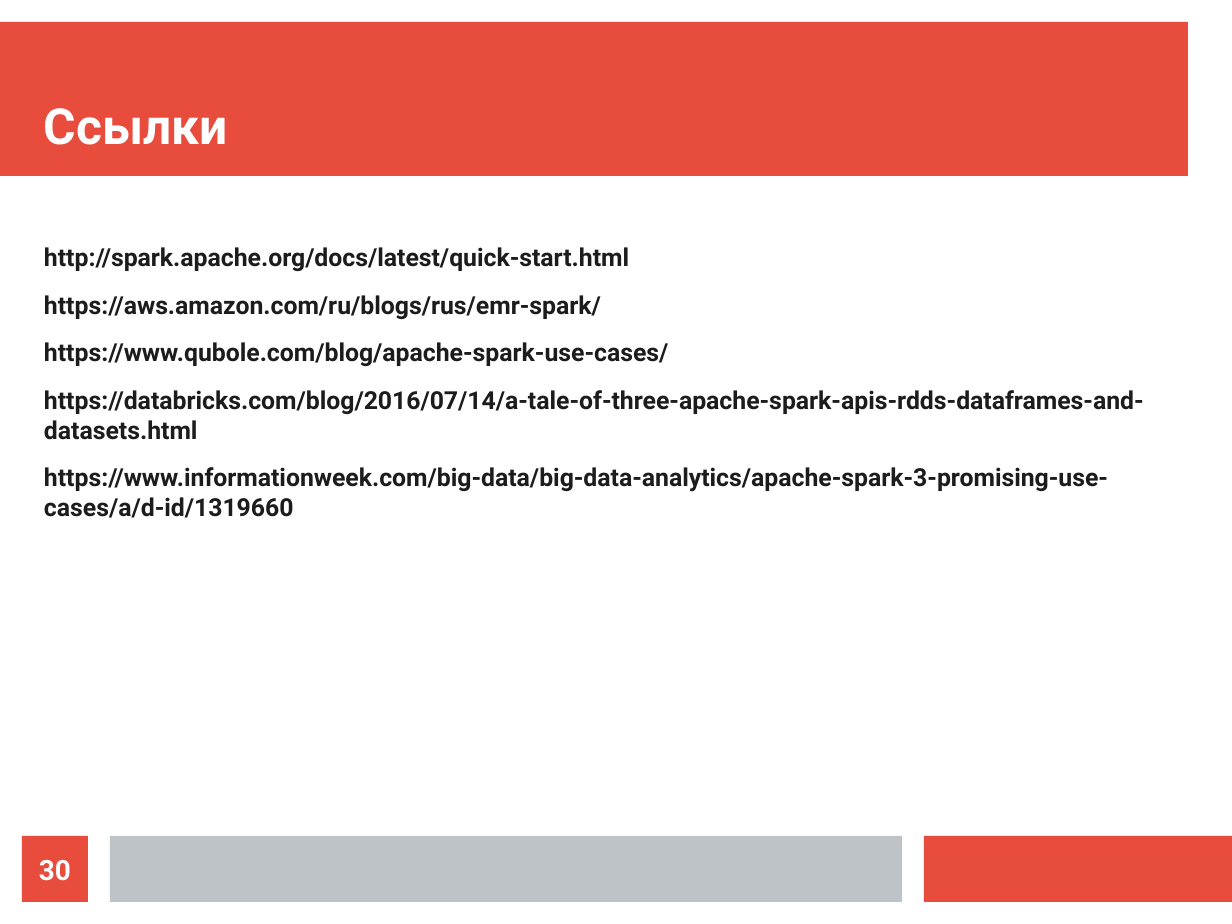
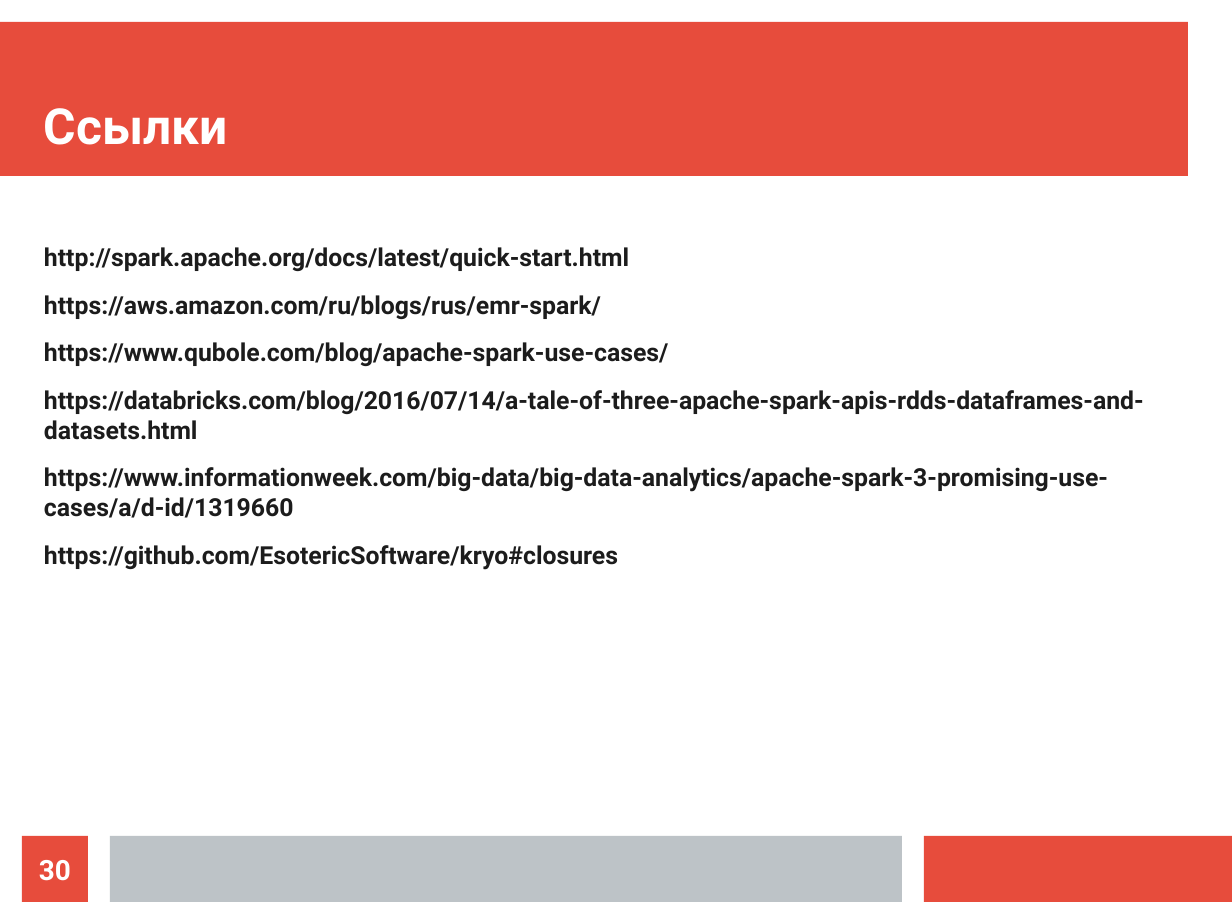
Before and after one commit to ilya1st/spark-samples, a slide deck: slide 30 of report_plan/report.odp. Drawn at 1232x924 pixels with LibreOffice and Linux fonts; fonts in the diff are those of the drawing. Boxes give left, top, right and bottom in pixels: in the first picture for what was removed or moved away, otherwise in the second. Text is boxed around its words. In the diff, an @@ line names an element or a change of style, - is before the commit and + after.

```diff
--- a/report_plan/report.odp
+++ b/report_plan/report.odp
@@ text at (44, 545, 618, 570): paragraph added @@
+https://github.com/EsotericSoftware/kryo#closures
```
Also in this commit, not shown: 7 other slides changed, 3 other files.
